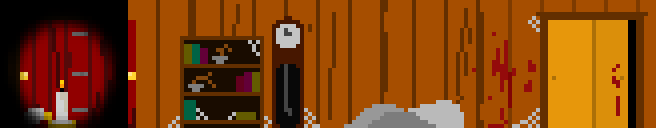
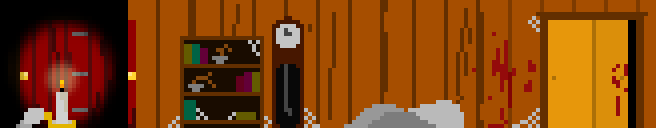
Layer changes from the first 656x128 image to the second:
moved ">candle" above ">darkness", painted on it over <box>16,80,76,128</box>
painted on ">darkness" over <box>40,56,84,100</box>
renamed ">closet_closed" to ">cdoor_closed", painted on it over <box>624,64,628,92</box>
added layer ">closet_dark" above ">closet_light" over <box>624,64,628,92</box>
added layer ">closet_light" above "incloset" over <box>624,64,628,92</box>
painted on "incloset" over <box>624,64,628,92</box>
added layer ">outside" above ">monster_1" over <box>16,56,84,128</box>
added layer ">monster_1" above ">monster_0" over <box>16,56,84,128</box>
added layer ">monster_0" above "terrain" over <box>16,56,84,128</box>
